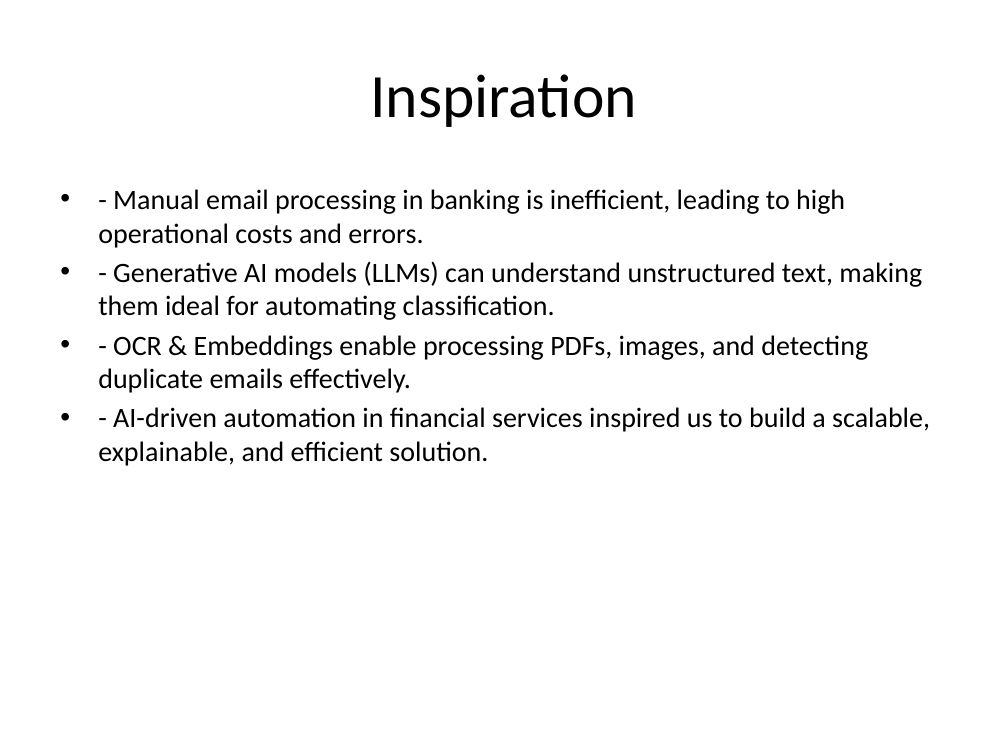
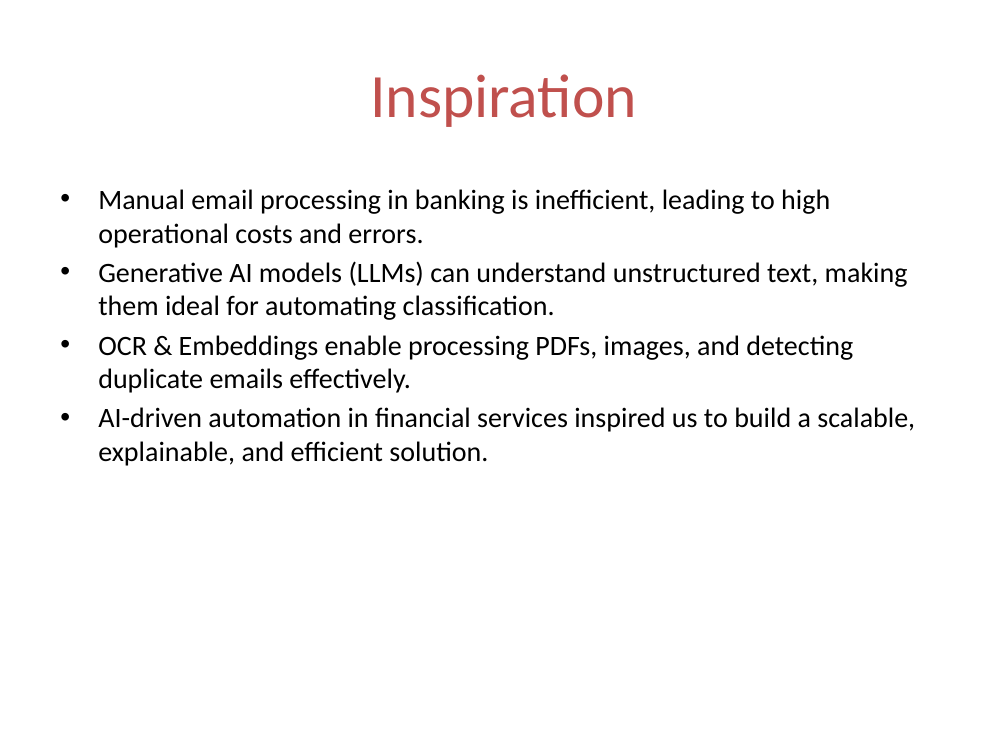
Before and after one commit to ewfx/gaied-ai-sparklers, a slide deck: slide 3 of artifacts/arch/AI_Email_Classification_Presentation.pptx. Drawn at 1008x756 pixels with LibreOffice and Linux fonts; fonts in the diff are those of the drawing. Boxes give left, top, right and bottom in pixels: in the first picture for what was removed or moved away, otherwise in the second. Text is boxed around its words. In the diff, an @@ line names an element or a change of style, - is before the commit and + after.

Commit message:
updated ppt

```diff
--- a/artifacts/arch/AI_Email_Classification_Presentation.pptx
+++ b/artifacts/arch/AI_Email_Classification_Presentation.pptx
@@ title "Inspiration" at (370, 74, 637, 127): text colour #000000 to #C0504D @@
@@ text at (98, 189, 915, 466): text changed @@
-• - Manual email processing in banking is inefficient, leading to high operational costs and errors.
-• - Generative AI models (LLMs) can understand unstructured text, making them ideal for automating classification.
-• - OCR & Embeddings enable processing PDFs, images, and detecting duplicate emails effectively.
-• - AI-driven automation in financial services inspired us to build a scalable, explainable, and efficient solution.
+• Manual email processing in banking is inefficient, leading to high operational costs and errors.
+• Generative AI models (LLMs) can understand unstructured text, making them ideal for automating classification.
+• OCR & Embeddings enable processing PDFs, images, and detecting duplicate emails effectively.
+• AI-driven automation in financial services inspired us to build a scalable, explainable, and efficient solution.
```
Also in this commit, not shown: 6 other slides changed.
